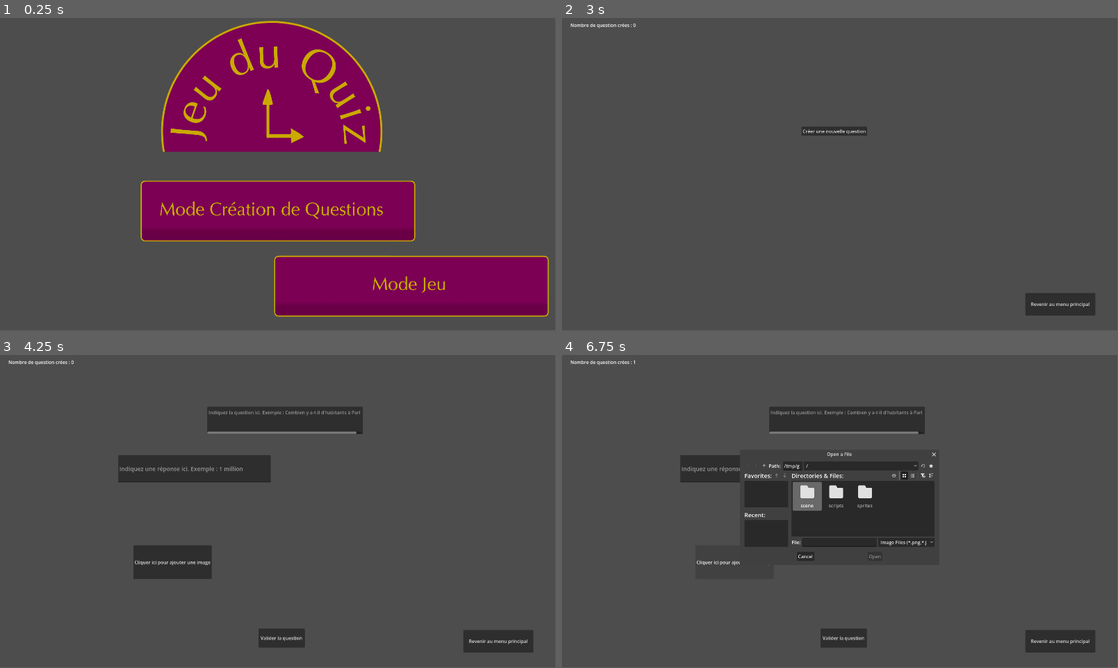
Above: before the commit, frames 1-4 (two rows, left to right).
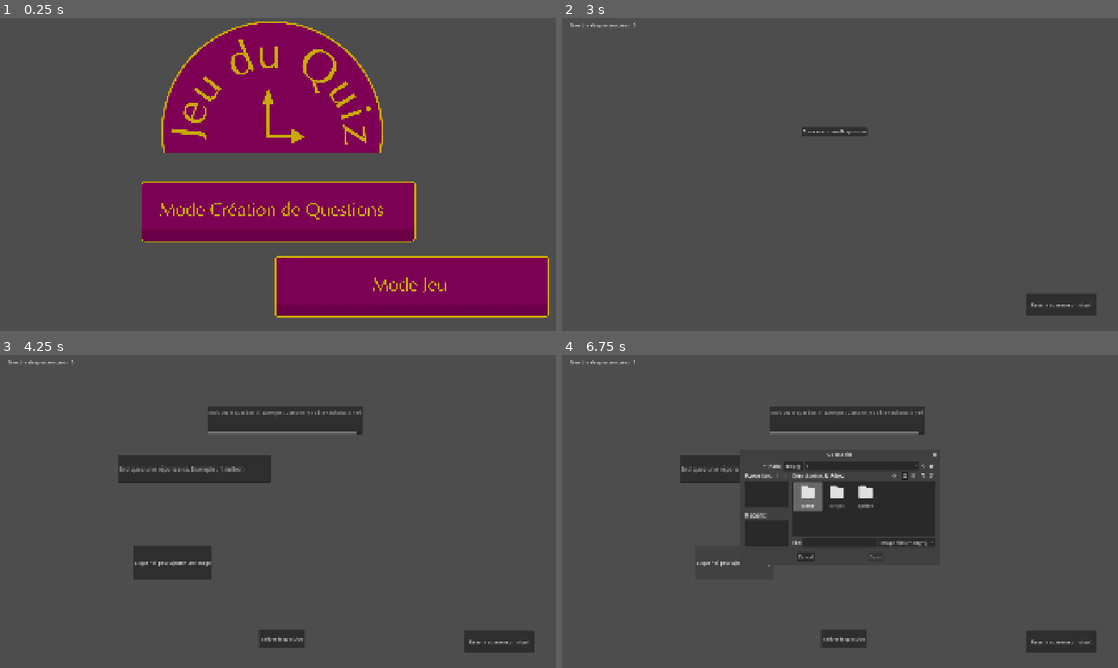
Above: after the commit, the same moments.

Repository: GeekhaNoth/projet-lab
Game: Godot game, scene res://scene/main_scene.tscn
The game is run twice, just before and just after one commit, with the same random seed, the same clock (stepped at 60 frames per second) and the same inputs.
Inputs (mouse positions are in pixels of both pictures, inside the frame that each line leads up to):
- Up to frame 1 (0.25 s): no input
- Up to frame 2 (3 s): click (840, 205) at 0.5 s; click "Revenir au menu principal" at 1.25 s; click (973, 287) at 2 s; click (840, 205) at 2.75 s
- Up to frame 3 (4.25 s): click "Créer une nouvelle question" at 3.5 s
- Up to frame 4 (6.75 s): click (845, 420) at 4.27 s; type "12" at 4.35 s; click (756, 467) at 4.5 s; type "12" at 4.58 s; click "Valider la question" at 5 s; click "Créer une nouvelle question" at 5.75 s; click "Cliquer ici pour ajouter une …" at 6.5 s
The window is 799x449 before the commit and 800x450 after it. Grey fills any space a smaller window leaves; there, only what the larger window draws over its background counts as a difference.

The runs differ from the first frame. In frame 1, 3.2% of the frame differs, in the area x 25-99%, y 0-96%; in frame 2, 0.3%; in frame 3, 0.9%; in frame 4, 1.4%.
Error in both runs: Invalid access of index '0' on a base object of type: 'Array'. (res://scripts/question_manager.gd:53)

Commit message:
general optimisation + refacto

Diff:
--- a/project.godot
+++ b/project.godot
@@ -19,6 +19,8 @@
 
 window/size/viewport_width=1920
 window/size/viewport_height=1080
+window/stretch/mode="canvas_items"
+window/stretch/aspect="expand"
 
 [physics]
 
--- a/scene/main_scene.tscn
+++ b/scene/main_scene.tscn
@@ -1,6 +1,6 @@
 [gd_scene format=3 uid="uid://6nc6was200b0"]
 
-[ext_resource type="Script" uid="uid://bf5kw7d7ovvyq" path="res://main_scene.gd" id="1_wgwml"]
+[ext_resource type="Script" uid="uid://bf5kw7d7ovvyq" path="res://scripts/main_scene.gd" id="1_wgwml"]
 [ext_resource type="Texture2D" uid="uid://djsr8itdrvbm0" path="res://sprites/MenuAsset/UIProjetLogo.png" id="2_4wnd8"]
 [ext_resource type="Texture2D" uid="uid://76v2l3pwhtik" path="res://sprites/MenuAsset/UIProjetModeCreation.png" id="3_x5n27"]
 [ext_resource type="Texture2D" uid="uid://bh7cjm5021od4" path="res://sprites/MenuAsset/UIProjetModeJeu.png" id="4_jsie2"]
--- a/scene/question_scene.tscn
+++ b/scene/question_scene.tscn
@@ -17,16 +17,26 @@
 
 [node name="Question" type="Node2D" parent="." unique_id=1986096530]
 
-[node name="Sprite2D" type="Sprite2D" parent="Question" unique_id=1473913259]
-position = Vector2(970, 616)
-scale = Vector2(0.6, 0.6)
+[node name="TextureRect" type="TextureRect" parent="Question" unique_id=193089615]
+anchors_preset = 15
+anchor_right = 1.0
+anchor_bottom = 1.0
+grow_horizontal = 2
+grow_vertical = 2
 texture = ExtResource("2_323ws")
 
 [node name="QuestionText" type="Label" parent="Question" unique_id=195149802]
-offset_left = 411.0
-offset_top = 499.0
-offset_right = 1531.0
-offset_bottom = 730.0
+anchors_preset = 8
+anchor_left = 0.5
+anchor_top = 0.5
+anchor_right = 0.5
+anchor_bottom = 0.5
+offset_left = -560.0
+offset_top = -115.5
+offset_right = 560.0
+offset_bottom = 115.5
+grow_horizontal = 2
+grow_vertical = 2
 theme_override_font_sizes/font_size = 48
 text = "capitale"
 horizontal_alignment = 1
@@ -34,10 +44,10 @@
 autowrap_mode = 3
 
 [node name="ButtonA" type="TextureButton" parent="." unique_id=159556379 groups=["quiz_buttons"]]
-offset_left = 403.0
-offset_top = 754.2
-offset_right = 1318.0
-offset_bottom = 969.2
+offset_left = -543.0001
+offset_top = 167.32501
+offset_right = 371.99988
+offset_bottom = 382.325
 scale = Vector2(0.6, 0.6)
 texture_normal = ExtResource("3_jcfo7")
 script = ExtResource("4_pw7xn")
@@ -58,10 +68,10 @@
 autowrap_mode = 3
 
 [node name="ButtonB" type="TextureButton" parent="." unique_id=240958986 groups=["quiz_buttons"]]
-offset_left = 976.0
-offset_top = 752.2
-offset_right = 1901.0
-offset_bottom = 970.2
+offset_left = 29.999878
+offset_top = 165.32501
+offset_right = 954.9999
+offset_bottom = 383.325
 scale = Vector2(0.6, 0.6)
 texture_normal = ExtResource("7_tui6u")
 script = ExtResource("4_pw7xn")
@@ -82,10 +92,10 @@
 autowrap_mode = 3
 
 [node name="ButtonC" type="TextureButton" parent="." unique_id=2070070366 groups=["quiz_buttons"]]
-offset_left = 401.0
-offset_top = 913.2001
-offset_right = 1319.3333
-offset_bottom = 1130.2001
+offset_left = -545.0001
+offset_top = 326.32507
+offset_right = 373.33313
+offset_bottom = 543.3251
 scale = Vector2(0.6, 0.6)
 texture_normal = ExtResource("11_3rvsm")
 script = ExtResource("4_pw7xn")
@@ -108,10 +118,10 @@
 autowrap_mode = 3
 
 [node name="ButtonD" type="TextureButton" parent="." unique_id=493098486 groups=["quiz_buttons"]]
-offset_left = 975.0
-offset_top = 912.2
-offset_right = 1896.0
-offset_bottom = 1129.2
+offset_left = 28.999878
+offset_top = 325.325
+offset_right = 949.9999
+offset_bottom = 542.325
 scale = Vector2(0.6, 0.6)
 texture_normal = ExtResource("15_vtesp")
 script = ExtResource("4_pw7xn")
@@ -132,26 +142,22 @@
 autowrap_mode = 3
 
 [node name="Sprite2D" type="Sprite2D" parent="." unique_id=1269311077]
-position = Vector2(963, 896.2)
-scale = Vector2(0.6, 0.6)
+position = Vector2(16.999878, 309.325)
 texture = ExtResource("19_l41g4")
 
 [node name="Sprite2D2" type="Sprite2D" parent="." unique_id=33077855]
 z_index = 2
-position = Vector2(637, 445.2)
-scale = Vector2(0.6, 0.6)
 texture = ExtResource("20_t6ov6")
 
 [node name="Sprite2D3" type="Sprite2D" parent="." unique_id=1200244870]
 z_index = 2
-position = Vector2(1278, 443.2)
-scale = Vector2(0.6, 0.6)
+position = Vector2(331.99988, -143.67499)
 texture = ExtResource("20_t6ov6")
 
 [node name="Sprite2D4" type="Sprite2D" parent="." unique_id=651329542]
 z_index = 1
-position = Vector2(967.50006, 238)
-scale = Vector2(0.6203937, 0.5242695)
+position = Vector2(21.499939, -348.875)
+scale = Vector2(1.183, 1)
 texture = ExtResource("21_fo8ka")
 
 [node name="TextureRect" type="TextureRect" parent="Sprite2D4" unique_id=1081680362]
@@ -167,3 +173,6 @@
 grow_horizontal = 2
 grow_vertical = 2
 expand_mode = 1
+
+[node name="Camera2D" type="Camera2D" parent="." unique_id=1553230964]
+zoom = Vector2(0.5, 0.5)
--- a/main_scene.gd
+++ b/scripts/main_scene.gd
@@ -6,12 +6,7 @@
 
 # Called when the node enters the scene tree for the first time.
 func _ready() -> void:
-	pass # Replace with function body.
-
-
-# Called every frame. 'delta' is the elapsed time since the previous frame.
-func _process(_delta: float) -> void:
-	pass
+	DirAccess.make_dir_recursive_absolute("user://images")
 
 func _on_game_button_pressed():
 	_change_scene("res://scene/question_scene.tscn")
--- a/scripts/questionMaker.gd
+++ b/scripts/questionMaker.gd
@@ -17,6 +17,9 @@
 	_change_node_visibility(false)
 	button_validate_question.get_child(0).set_visible(false)
 	$CounterNumberQuestion.text = "Nombre de question crées : " + str(_counter_number_line())
+	_setup_button()
+
+func _setup_button():
 	for i in range(line_edit.size()):
 		line_edit[i].text_changed.connect(_on_answer_edit_text_changed.bind(i))
 		if (i > 0):
@@ -27,21 +30,21 @@
 	if not (file):
 		return 0
 	return file.strip_edges().split("\n").size()
-# Called every frame. 'delta' is the elapsed time since the previous frame.
-func _process(_delta: float) -> void:
-	pass
 
 func _validate_question():
 	if (!_check_field_when_question_validation(question_edit, "Le champ question est vide")):
 		return
 	if (!_check_field_when_question_validation(line_edit[0], "Le champ réponse 1 est vide")):
 		return
+	#_setup_visibility_when_question_validate()
+	_add_in_csv()
+	get_tree().reload_current_scene()
+
+func _setup_visibility_when_question_validate():
 	button_validate_question.get_child(0).set_visible(false)
 	_change_node_visibility(false)
 	for element in line_edit:
 		element.get_parent().set_visible(false)
-	_add_in_csv()
-	get_tree().reload_current_scene()
 
 func _check_field_when_question_validation(field_to_check, text_to_show) -> bool:
 	if (field_to_check.text.strip_edges() == ""):
@@ -50,36 +53,46 @@
 		return false
 	return true
 
-func _import_and_add_image(node_scene_question):
-	if(selected_image_path != ""):
-			node_scene_question.get_node("Sprite2D4/TextureRect").texture = load(selected_image_path)
-
 func _create_question():
 	button_create_question.hide()
 	_change_node_visibility(true)
 
 func _add_in_csv():
-	var csv_file_root = "user://quiz.csv"
-	var csv_file
+	var csv_file = _check_if_csv_exist()
+	csv_file.seek_end()
 
-	if (FileAccess.file_exists(csv_file_root)):
-		csv_file = FileAccess.open(csv_file_root, FileAccess.READ_WRITE)
-		csv_file.seek_end()
-	else:
-		csv_file = FileAccess.open(csv_file_root, FileAccess.WRITE)
-
-	var string = []
-	string.append(question_edit.text)
-	for element in line_edit:
-		if (element.text.strip_edges() != ""):
-			string.append(element.text)
-
-	string.append(option_button.get_item_text(option_button.selected))
+	var string = _put_all_texts_in_csv()
 	if (selected_image_path != ""):
-		string.append(selected_image_path)
+		string.append(_put_img_in_csv())
 
 	csv_file.store_csv_line(string, ";")
 	csv_file.close()
+
+func _put_all_texts_in_csv():
+	var string_to_csv = []
+	string_to_csv.append(question_edit.text)
+	for element in line_edit:
+		if (element.text.strip_edges() != ""):
+			string_to_csv.append(element.text)
+
+	string_to_csv.append(option_button.get_item_text(option_button.selected))
+	return string_to_csv
+
+func _put_img_in_csv() -> String:
+		var img_name = selected_image_path.get_file()
+		var img_folder = "user://images/"
+		DirAccess.make_dir_recursive_absolute(img_folder)
+		var target_path = img_folder + img_name
+		DirAccess.copy_absolute(selected_image_path, target_path)
+		return img_name
+
+func _check_if_csv_exist():
+	var csv_file_root = "user://quiz.csv"
+	if (FileAccess.file_exists(csv_file_root)):
+		var file = FileAccess.open(csv_file_root, FileAccess.READ_WRITE)
+		return file
+	else:
+		return FileAccess.open(csv_file_root, FileAccess.WRITE_READ)
 
 func _change_node_visibility(state):
 	button_validate_question.set_visible(state)
@@ -95,13 +108,15 @@
 	selected_image_path = path
 	button_add_image.get_child(0).set_visible(true)
 
-
 func _on_answer_edit_text_changed(new_text, index) -> void:
 	if option_button.item_count > index:
 		option_button.set_item_text(index, new_text)
 	else:
 		option_button.add_item(new_text, index)
 
+	_check_lineEdit_text(new_text, index)
+
+func _check_lineEdit_text(new_text, index):
 	if (new_text == ""):
 		if (line_edit.size() > index+1):
 			line_edit[index+1].get_parent().set_visible(false)
--- a/scripts/question_manager.gd
+++ b/scripts/question_manager.gd
@@ -1,4 +1,3 @@
-@tool
 extends Node2D
 @export var buttons: Array[TextureButton] = []
 
@@ -42,31 +41,53 @@
 		csv_rows.append(csv_file.get_csv_line(";"))
 
 	csv_file.close()
-# Called every frame. 'delta' is the elapsed time since the previous frame.
-func _process(_delta):
-	pass
+
+func _undisplay_buttons():
+	for button in buttons:
+		button.set_visible(false)
 
 func _new_question():
-	if (index_csv +1 >= csv_rows.size()):
-		get_tree().change_scene_to_file("res://scene/main_scene.tscn")
+	_end_quiz_check()
 
+	_undisplay_buttons()
 	var csv_line = csv_rows[index_csv]
 
 	question_text.text = csv_line[0]
 	var last_index = csv_line.size()-1
-	var has_image = FileAccess.file_exists(csv_line[last_index])
-	if (has_image):
-		$Sprite2D4/TextureRect.texture = load(csv_line[last_index])
-		last_index -= 1
+	last_index += _image_setup(csv_line[last_index])
+	right_answer = csv_line[last_index]
+	_display_button(last_index, csv_line)
 
-	right_answer = csv_line[last_index]
+func _image_setup(location) -> int:
+	if (_image_check(location)):
+		$Sprite2D4/TextureRect.texture = _load_image_texture("user://images/" + location)
+		return -1
+	return 0
+
+func _display_button(last_index, csv_line):
 	for i in range(1, last_index):
+		buttons[i-1].set_visible(true)
 		buttons[i-1].get_child(0).text = csv_line[i]
+
+func _end_quiz_check():
+	if (index_csv +1 >= csv_rows.size()):
+		get_tree().change_scene_to_file("res://scene/main_scene.tscn")
+
+func _image_check(location):
+	var path_image = "user://images/" + location
+	return FileAccess.file_exists(path_image)
+
+func _load_image_texture(path_image):
+	var img = Image.load_from_file(path_image)
+	return ImageTexture.create_from_image(img)
 
 func _on_button_pressed(button_pressed : TextureButton):
 	var correct = _is_answer_correct(button_pressed)
 	_set_button_state(button_pressed, ButtonState.CORRECT if correct else ButtonState.WRONG)
 	index_csv += 1
+	_prepare_new_question(button_pressed)
+
+func _prepare_new_question(button_pressed):
 	button_pressed.disabled = true
 	await get_tree().create_timer(0.5).timeout
 	_set_button_state(button_pressed, ButtonState.NORMAL)
Renamed: main_scene.gd.uid -> scripts/main_scene.gd.uid
